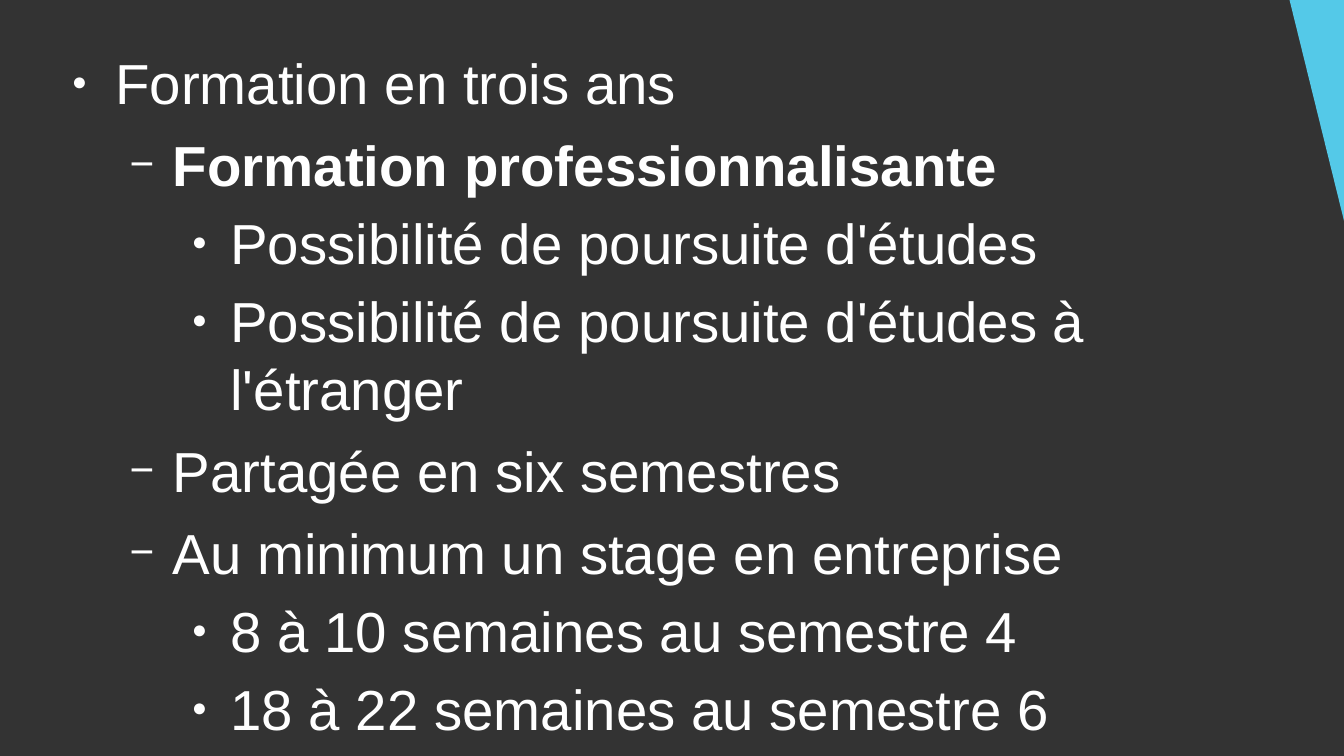
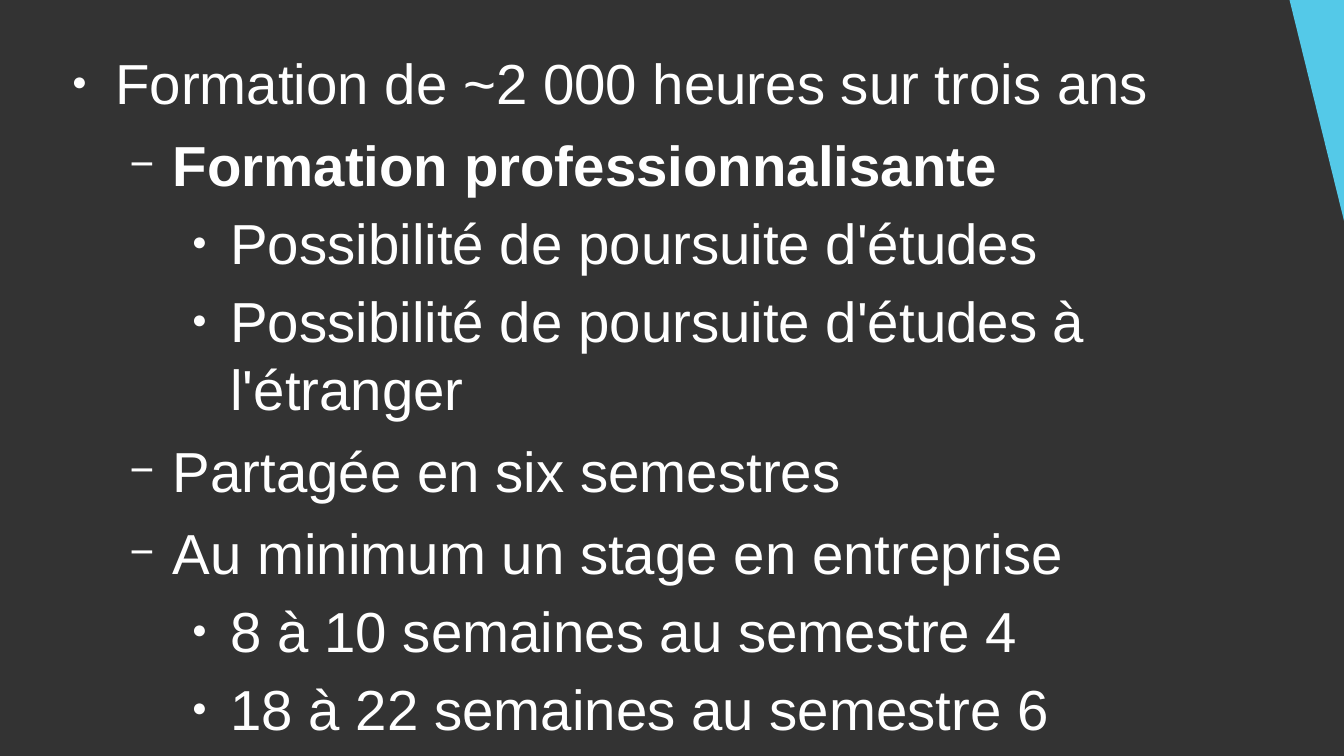
Before and after one commit to DanYellow/cours, a slide deck: slide 4 of presentation-formation-mmi/presentation.odp. Drawn at 1344x756 pixels with LibreOffice and Linux fonts; fonts in the diff are those of the drawing. Boxes give left, top, right and bottom in pixels: in the first picture for what was removed or moved away, otherwise in the second. Text is boxed around its words. In the diff, an @@ line names an element or a change of style, - is before the commit and + after.

Commit message:
Update presentation-formation-mmi

```diff
--- a/presentation-formation-mmi/presentation.odp
+++ b/presentation-formation-mmi/presentation.odp
@@ text at (115,63,1148,105): text changed @@
-● Formation en trois ans
+● Formation de ~2 000 heures sur trois ans
```
Also in this commit, not shown: 8 other slides changed, 1 slide added, 4 other files.
